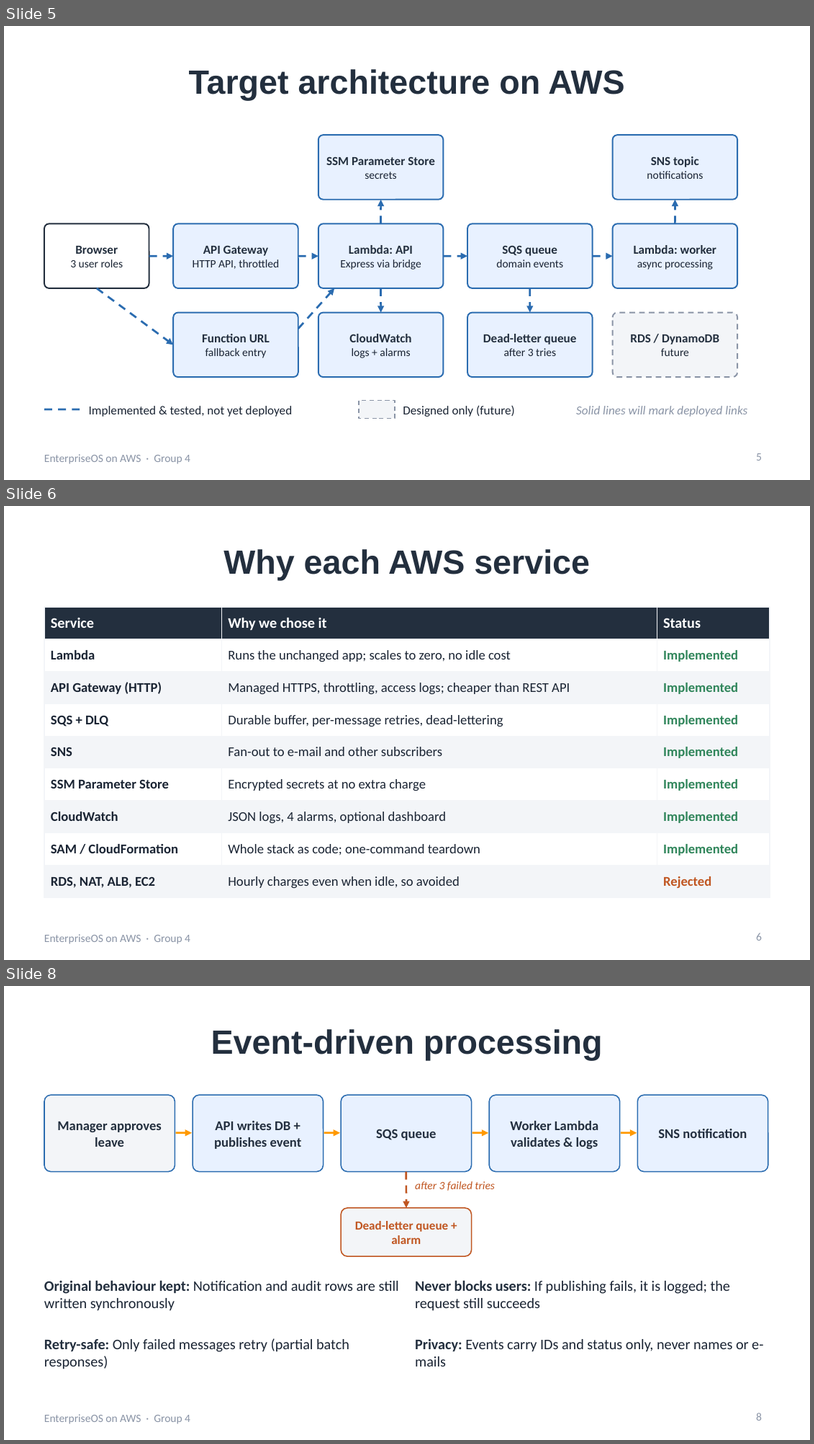
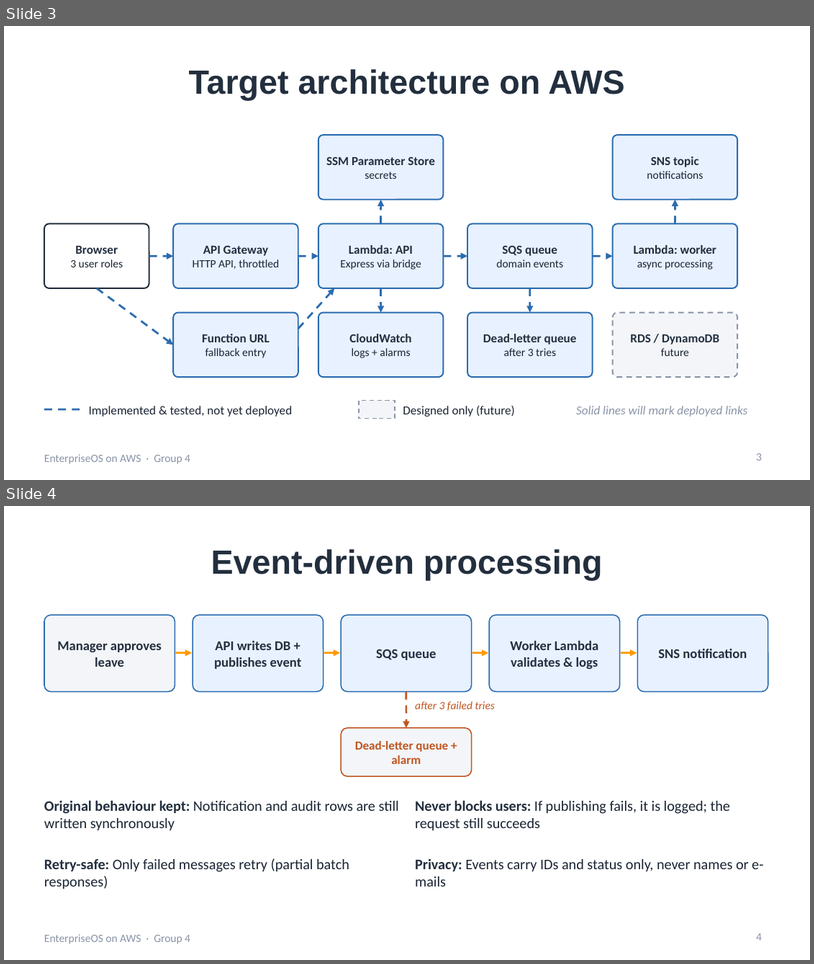
Before and after one commit to Ak7950/EnterpriseOS-AWS-Cloud, a slide deck: presentation/EnterpriseOS-AWS-Presentation.pptx. Shown one above the other, each under a label of ours: slides 5, 6 and 8 before the commit, slides 3 and 4 after it; the slides between them are not shown. The pictures are 814x1444 and 814x964 pixels, drawn with LibreOffice and Linux fonts; fonts in the diff are those of the drawing. Boxes give left, top, right and bottom in pixels: in the first picture for what was removed or moved away, otherwise in the second. Text is boxed around its words. In the diff, an @@ line names an element or a change of style, - is before the commit and + after.

```diff
--- a/presentation/EnterpriseOS-AWS-Presentation.pptx
+++ b/presentation/EnterpriseOS-AWS-Presentation.pptx
@@ slide 6 removed at [4,506,810,960], background #FFFFFF; not listed: 1 template element that a slide beside it also shows @@
@@ title removed at [224,549,590,580] @@
-Why each AWS service
@@ table removed at [44,607,770,890], 9 rows, 3 columns @@
-Service | Why we chose it | Status
-Lambda | Runs the unchanged app; scales to zero, no idle cost | Implemented
-API Gateway (HTTP) | Managed HTTPS, throttling, access logs; cheaper than REST API | Implemented
-SQS + DLQ | Durable buffer, per-message retries, dead-lettering | Implemented
-SNS | Fan-out to e-mail and other subscribers | Implemented
-SSM Parameter Store | Encrypted secrets at no extra charge | Implemented
-CloudWatch | JSON logs, 4 alarms, optional dashboard | Implemented
-SAM / CloudFormation | Whole stack as code; one-command teardown | Implemented
-RDS, NAT, ALB, EC2 | Hourly charges even when idle, so avoided | Rejected
@@ page number removed at [756,932,762,940] @@
-6
@@ what was slide 5 is now slide 3 @@
@@ page number at [756,453,762,460]: text changed @@
-5
+3
@@ what was slide 8 is now slide 4 @@
@@ page number at [756,933,762,940]: text changed @@
-8
+4
```
Also in this commit, not shown: 4 slides changed, 1 slide added, 5 other slides removed, 15 other files.
